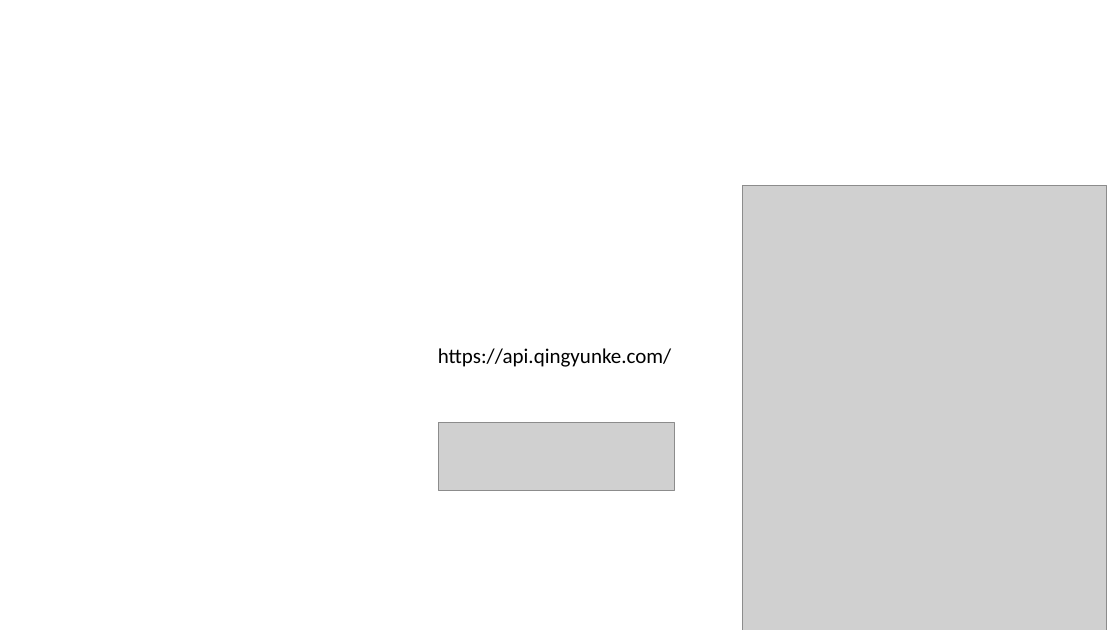
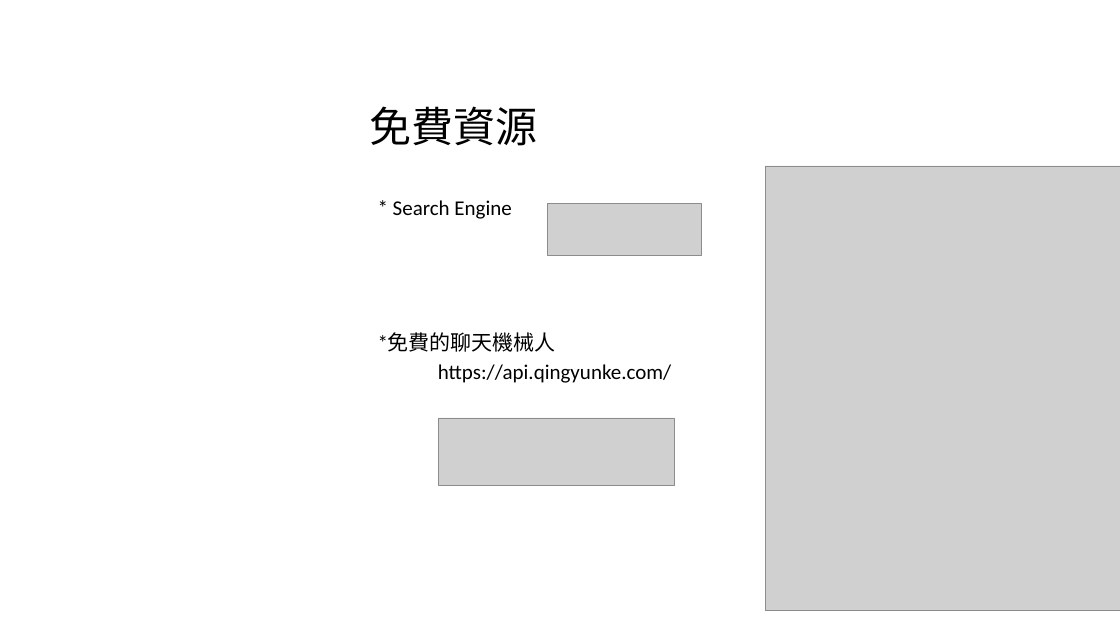
Before and after one commit to pcmsricky/chatbot, a slide deck: slide 21 of NLP2.pptx (slide 18 before the commit). Drawn at 1120x630 pixels with LibreOffice and Linux fonts; fonts in the diff are those of the drawing; grey boxes stand for pictures; background and template pictures are left out. Boxes give left, top, right and bottom in pixels: in the first picture for what was removed or moved away, otherwise in the second. Text is boxed around its words. In the diff, an @@ line names an element or a change of style, - is before the commit and + after.

```diff
--- a/NLP2.pptx
+++ b/NLP2.pptx
@@ text added at [369, 106, 537, 146], 36 pt, text #000000 @@
+免費資源
@@ picture: place and size @@
-picture at [743, 185, 1107, 630]
+picture at [765, 166, 1120, 612]
@@ text added at [393, 200, 511, 219], 18 pt, text #000000 @@
+* Search Engine
@@ picture added at [548, 203, 702, 255] @@
@@ text added at [378, 332, 556, 352], 18 pt, text #000000 @@
+*免費的聊天機械人
@@ text "https://api.qingyunke.com/": place and size @@
-text "https://api.qingyunke.com/" at [438, 348, 671, 367]
+text "https://api.qingyunke.com/" at [438, 364, 671, 383]
@@ picture: place and size @@
-picture at [439, 423, 674, 490]
+picture at [439, 418, 674, 486]
```
Also in this commit, not shown: 9 other slides changed, 4 slides added, 1 slide removed, 3 other files.
